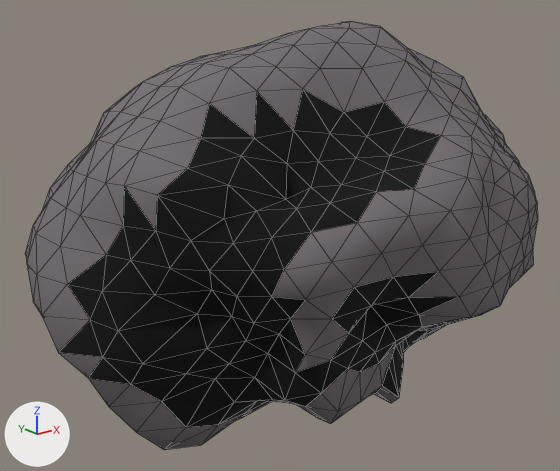
A saved change to the glTF model assets/asteroids/asteroid_med_26.glb.
The view is the same before and after, from a 50 mm lens placed at (-2.14, -2.41, 1.05), pointed at (-0.17, 0.06, 0.06). Every picture has the same lights, and +X, +Y and +Z are marked at lower left. The first picture is the older version. Mesh edges are drawn as thin lines. Vertices at exactly the same position are counted once.

The scene before the commit, as lines of its bpy script (objects in view):
```python
me_icosphere = bpy.data.meshes.new('Icosphere')
me_icosphere.from_pydata(...)  # 642 vertices, 1280 faces; spans x -1.25..1.15, y -0.8..0.77, z -0.76..0.93
# faces by material slot: [938, 342]
me_icosphere.materials.append(mat_rock_asteroid_med_26)  # grey #746e71
me_icosphere.materials.append(mat_crater_asteroid_med_26)  # black #000000
ob_asteroid_med_26 = bpy.data.objects.new('asteroid_med_26', me_icosphere)
ob_asteroid_med_26.location = (0.0, 0.0, 0.0)
```
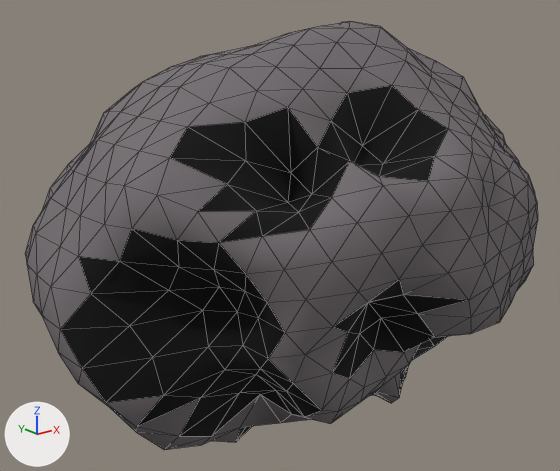
Patch to the scene script:
```diff
--- a/assets/asteroids/asteroid_med_26.glb.py
+++ b/assets/asteroids/asteroid_med_26.glb.py
@@ me_icosphere @@
 # used by ob_asteroid_med_26; location = (0.0, 0.0, 0.0)
-me_icosphere.from_pydata(...)  # 642 vertices, 1280 faces; spans x -1.25..1.15, y -0.8..0.77, z -0.76..0.93
+me_icosphere.from_pydata(...)  # 642 vertices, 1280 faces; spans x -1.25..1.15, y -0.81..0.77, z -0.76..0.93
+# me_icosphere part 1: 192 of 642 vertices moved; they spanned x -1.18..0.87, y -0.77..0.66, z -0.73..0.65 and now span x -1.24..0.92, y -0.81..0.72, z -0.76..0.72; mean shift (-0.01, -0.01, -0.01); largest move (-0.29, -0.44, 0.39) -> (-0.37, -0.57, 0.51)
+# me_icosphere part 2: 99 faces spanning x -1.24..0.92, y -0.77..0.72, z -0.76..0.73 switch from mat_crater_asteroid_med_26 (black #000000) to mat_rock_asteroid_med_26 (grey #746e71)
```

Where the change shows, as pixel boxes (x1, y1, x2, y2) in the pictures (560 x 471 px; the box of a moved part takes in the faces that stretch with it):
part 1 of me_icosphere, moved or reshaped: before (37, 68, 495, 450); after (37, 68, 533, 450)
part 2 of me_icosphere, recoloured: before (58, 89, 446, 427); after (58, 89, 522, 443)
